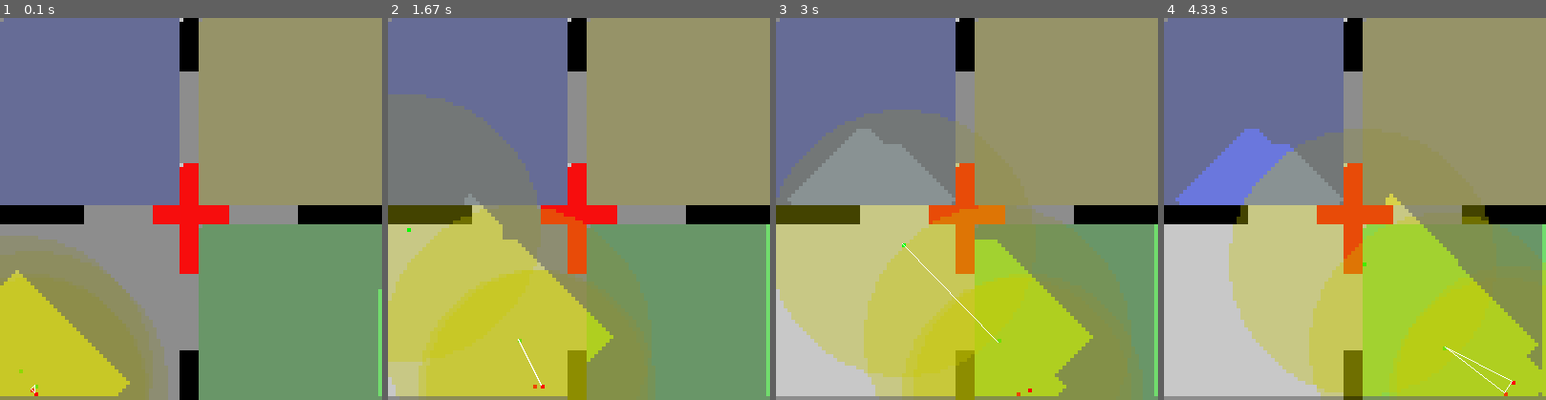
Above: before the commit, frames 1-4 (left to right).
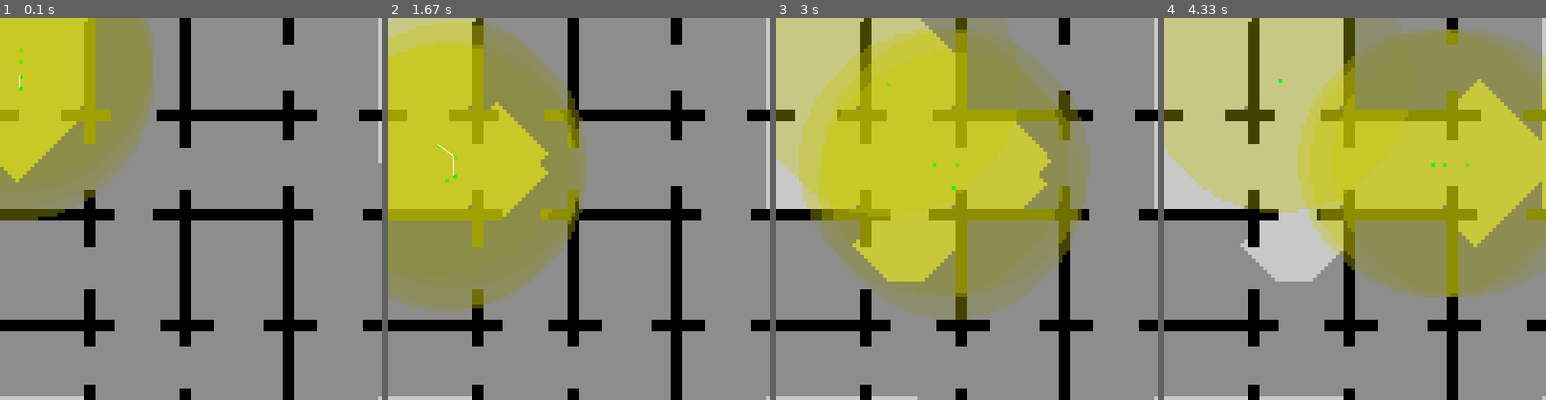
Above: after the commit, the same moments.

Repository: R1leMargoulin/RAPID
Game: pygame game, started from examples/program_examples/simulation_example.py
Two runs of this game, one before a commit and one after it. Both use one fixed random seed, a clock stepped at 60 frames per second and the inputs below.
Inputs:
- Up to frame 1 (0.1 s): no input
- Up to frame 2 (1.67 s): no input
- Up to frame 3 (3 s): no input
- Up to frame 4 (4.33 s): no input

The runs differ from the first frame. In frame 1, 91% of the frame differs, in the area x 0-100%, y 0-100%; in frame 2, 97%; in frame 3, 93%; in frame 4, 89%.

Commit message:
Zone allocation to graph : OK (polygons)

Diff:
--- a/RAPID/Graph.py
+++ b/RAPID/Graph.py
@@ -1,10 +1,12 @@
 from . import utils
 
 import numpy as np
+import heapq
 import matplotlib.pyplot as plt
 #from scipy.ndimage import binary_dilation, generate_binary_structure
 from scipy.ndimage import distance_transform_edt
 from skimage.morphology import skeletonize, medial_axis
+from skimage.measure import find_contours, approximate_polygon
 
 from collections import defaultdict
 
@@ -48,10 +50,17 @@
         #TODO graph creation
         self.agent_id = agent_id
         self.dist_treshold = nodes_distance_treshold
+        #graph itself
         self.graph = None
         self.nodes = {}
         self.graph_generation(occupancy_grid)
 
+        #polygon zone allocation
+        nodelist = list(self.nodes.keys())
+        allocaton_map = self.allocate_cells_to_nodes(nodelist, occupancy_grid)
+        polygones = self.extraire_polygones(allocaton_map, nodelist)
+        for p in polygones:
+            self.nodes[p].zone = polygones[p][0]
 
     def graph_generation(self, grid):
         def euclidean_distance_transform(grid):
@@ -242,7 +251,7 @@
 
         return None
 
-    def plot_voronoi_graph(self, img=None):
+    def plot_voronoi_graph(self, img=None, display_zones=False):
         from matplotlib import pyplot as plt
         # Afficher le squelette en arrière-plan
         if img:
@@ -259,6 +268,76 @@
         for node in self.nodes:
             x, y = node
             plt.plot(x, y, 'ro', markersize=3)  # Tracer les nœuds en rouge
+            if display_zones:
+                plt.plot(*zip(*self.nodes[node].zone) )#'k'
 
         # Ajouter une légende et un titre
         plt.show()
+
+    def allocate_cells_to_nodes(self, node_list, matrice_occupation):
+        """allocate each free cell to the closest node using a WPA for distance and obstacle avoidement"""
+
+        # Initialisation
+        allocation_matrix = np.full(matrice_occupation.shape, -1, dtype=int)
+        distance_matrix = np.full(matrice_occupation.shape, np.inf)
+        open_set = []
+
+        # Ajouter les nœuds à la file de priorité (distance 0)
+        for node_idx, (ny, nx) in enumerate(node_list):
+            heapq.heappush(open_set, (0, int(ny), int(nx), node_idx))
+
+        # Directions possibles (4-connexité)
+        directions = [(-1, 0), (1, 0), (0, -1), (0, 1)]
+
+        while open_set:
+            current_dist, y, x, node_idx = heapq.heappop(open_set)
+
+            # Si la distance actuelle est supérieure à celle enregistrée, on passe
+            if current_dist > distance_matrix[y, x]:
+                continue
+
+            # Explorer les voisins
+            for dy, dx in directions:
+                ny, nx = y + dy, x + dx
+
+                # Vérifier les limites et les murs
+                if (0 <= ny < matrice_occupation.shape[0] and
+                    0 <= nx < matrice_occupation.shape[1] and
+                    matrice_occupation[ny, nx] != 1 and  # Pas un mur
+                    distance_matrix[ny, nx] > current_dist + 1):
+
+                    distance_matrix[ny, nx] = current_dist + 1
+                    allocation_matrix[ny, nx] = node_idx
+                    heapq.heappush(open_set, (distance_matrix[ny, nx], ny, nx, node_idx))
+
+        return allocation_matrix
+
+    def extraire_polygones(self, matrice, node_list):
+
+        matrice_etendue = np.pad(matrice, pad_width=1, mode='constant', constant_values=-1)
+
+        polygones = {}
+        for value in range(len(node_list)):
+            # if value == -1:  # Ignorer la bordure ajoutée et les valeurs a -1
+            #     continue
+
+            contours = find_contours(matrice_etendue == value)
+
+
+            polygones[node_list[value]] = []
+            for contour in contours:
+                # (y, x) -> (x, y)
+                contour_corrige = contour[:, :] - 1  # -1 cause of padding
+                contour_corrige = np.trunc(contour_corrige).astype(int)
+
+                # Fermer le polygone en reliant le premier et dernier point si nécessaire
+                if not np.array_equal(contour_corrige[0], contour_corrige[-1]):
+                    contour_corrige = np.vstack([contour_corrige, contour_corrige[0]])
+
+                # Simplifier le polygone avec Douglas-Peucker
+                contour_simplifie = approximate_polygon(contour_corrige, tolerance=0.8) #Douglas-peucker
+
+                polygones[node_list[value]].append(contour_simplifie.tolist())
+                #polygones[value].append(contour_corrige.tolist())
+
+        return polygones
--- a/examples/program_examples/simulation_example.py
+++ b/examples/program_examples/simulation_example.py
@@ -13,14 +13,14 @@
 SCREEN_HEIGHT = 100
 BACKGROUND_COLOR = (200, 200, 200)
 
-ENV_IMAGE_PATH = "/home/erwan/Documents/RAPID/examples/env_images_example/heterocross_100_100.png"# CHANGE THE PATH
+ENV_IMAGE_PATH = "/home/erwan/Documents/RAPID/examples/env_images_example/labyrinth_100_100.png"# CHANGE THE PATH
 #ENV_IMAGE_PATH = "/home/erwan/Documents/RAPID/tests/test_envs/large_indoor_half1.png"# CHANGE THE PATH
 
-#video_saving_path = "/home/erwan/Documents/RAPID/tests/records/4grounds/"
+#video_saving_path = "/home/erwan/Documents/RAPID/tests/records/4grounds_lowcom/"
 video_saving_path = None
 
-NB_GROUND_AGENTS = 2
-NB_AERIAL_AGENTS = 2
+NB_GROUND_AGENTS = 4
+NB_AERIAL_AGENTS = 0
 
 #cave
 #pos_list = [[85,190,0], [95,190,0], [105,190,0], [115,190,0], [125,190,0], [85,192,0], [95,192,0], [105,192,0], [115,192,0], [125,192,0], [85,188,0], [95,188,0], [105,188,0], [115,188,0], [125,188,0]]
@@ -32,10 +32,10 @@
 #pos_list = [[50,10,0], [50,12,0], [50,14,0], [50,16,0], [50,18,0], [53,10,0], [53,12,0], [53,14,0], [53,16,0], [53,18, …(223 unchanged characters)…
 
 #labyrinth
-#pos_list = [[5,5,0], [5,8,0], [5,12,0], [5,15,0]]
+pos_list = [[5,5,0], [5,8,0], [5,12,0], [5,15,0]]
 
 #heterocross
-pos_list = [[5,95,0], [7,95,0], [9,95,0], [11,95,0]]
+#pos_list = [[5,95,0], [7,95,0], [9,95,0], [11,95,0]]
 
 #aerial_pos_list = [[55,150,0], [55,155,0], [55,160,0], [55,165,0]]
 aerial_pos_list = [[5,97,0], [7,97,0], [9,97,0], [11,97,0]]
@@ -51,7 +51,7 @@
 
     #env = TargetPointEnvironment(background_color= BACKGROUND_COLOR, env_image=img, amount_of_agents_goal=2, scaling_factor=2)
     #env = ExplorationEnvironment(render= True, background_color= BACKGROUND_COLOR, env_image=img, full_knowledge=False, scaling_factor=4)
-    env = ExplorationEnvironment(width=SCREEN_WIDTH, height= …(124 unchanged characters)… ="limited", communication_reliability=0.5, render=True, end_at_full_exploation=False, save_img_steps=video_saving_path)
+    env = ExplorationEnvironment(width=SCREEN_WIDTH, height= …(124 unchanged characters)… ="limited", communication_reliability=0.15, render=True, end_at_full_exploation=False, save_img_steps=video_saving_path)
 
 
     for i in range(NB_GROUND_AGENTS):
@@ -68,7 +68,7 @@
                                     robot_id=len(env.agents)+1,
                                     init_transform=init_pos,
                                     max_speed=(1,1,0.5), #warning : adapt max speeds if you use aerial or ground robots
-                                    behavior_to_use="minpos",
+                                    behavior_to_use="action_selection",
                                     vision_range=25,
                                     communication_range=35,
                                     communication_period=5,
--- a/setup.py
+++ b/setup.py
@@ -2,7 +2,7 @@
 
 setup(
     name='RAPID',
-    version='0.15',
+    version='0.16',
     packages=find_packages(),
     description='Robotics Agent Prototyping for Intelligence Development',
     author='Erwan MARTIN',
@@ -11,5 +11,7 @@
         'numpy',
         'pygame',
         'pillow',
+        'skimage',
+        'scipy',
     ],
 )
Binary file added: examples/env_images_example/diago_100_100.png
